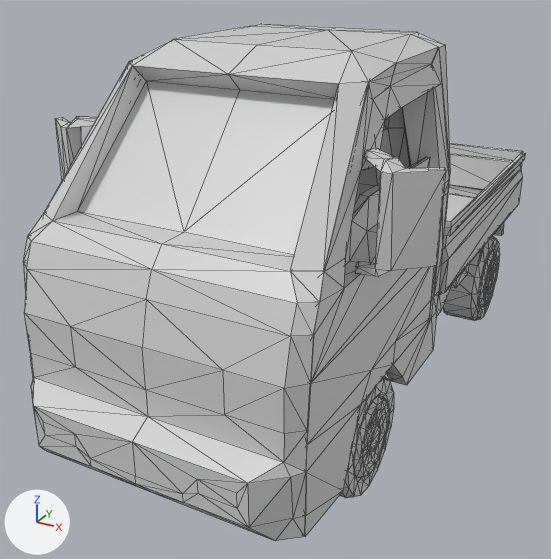
Renders of the COLLADA model clean/CleanKit.scnassets/vehicles/CKTruck.dae from each side of a commit.
Rendered twice from a 50 mm camera at (1.35, -3.08, 1.92) aimed at (-0.15, -0.37, 0.56). Arrows for +X, +Y and +Z are at lower left; the lights stay in place. Mesh edges are drawn as thin lines. Objects named as collision shapes, trigger or cutter boxes, shadow casters or lower levels of detail are left out. Where no turn or scale is listed for an object, it has been applied to the vertices. Vertices at the same position are counted once.

Objects in the first picture: 'geometry'.
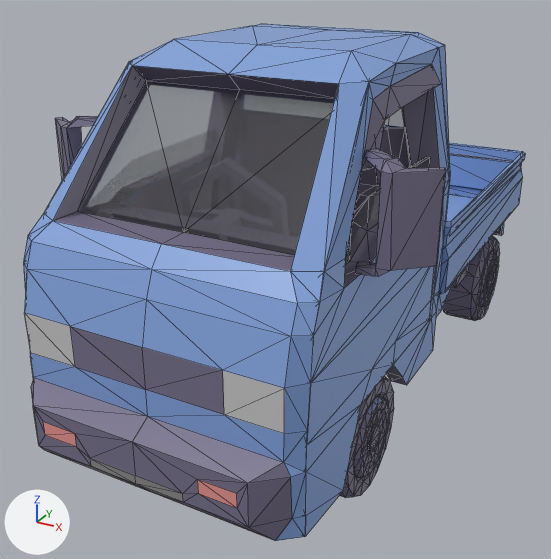
Where the newer file only moved an object's origin or applied its transform, the numbers keep the older frame.

Changed parts and their boxes (x1, y1, x2, y2) in the pictures (551 x 559 px):
'geometry', surface changed, reshaped
    both: (23, 24, 525, 541)
part 1 of me_truck_mesh, deleted
    before: (324, 34, 438, 268)

What changed in the scene script:
```text
Add img_cktruck_png:
    img_cktruck_png = load_image('CKTruck.png', '../textures/CKTruck.png', 256, 256, 'sRGB')
Change mat_primary_metal_color:
    remove mat_primary_metal_color.base_color = (0.64, 0.64, 0.64)  # light grey #d1d1d1
    add mat_primary_metal_color.texture = img_cktruck_png
Change mat_black_plastic:
    remove mat_black_plastic.base_color = (0.64, 0.64, 0.64)  # light grey #d1d1d1
    add mat_black_plastic.texture = img_cktruck_png
Change mat_headlight_orange:
    remove mat_headlight_orange.base_color = (0.64, 0.64, 0.64)  # light grey #d1d1d1
    add mat_headlight_orange.texture = img_cktruck_png
Change mat_headlight_gray:
    remove mat_headlight_gray.base_color = (0.64, 0.64, 0.64)  # light grey #d1d1d1
    add mat_headlight_gray.texture = img_cktruck_png
Change mat_window:
    remove mat_window.base_color = (0.64, 0.64, 0.64)  # light grey #d1d1d1
    add mat_window.texture = img_cktruck_png
    mat_window.alpha: 1.0 -> 0.25
Change me_truck_mesh:
    used by ob_geometry; location = (0.0, 0.0, 0.0)
    remove me_truck_mesh.from_pydata(...)  # 1978 vertices, 3986 faces; spans x -0.75..0.75, y -1.56..1.24, z 0.02..1.61
    add me_truck_mesh.from_pydata(...)  # 1974 vertices, 3986 faces; spans x -0.75..0.75, y -1.56..1.24, z 0.02..1.61
    me_truck_mesh part 1: 2 vertices removed from x 0.46, y -0.88..-0.65, z 1.54..1.57
```
